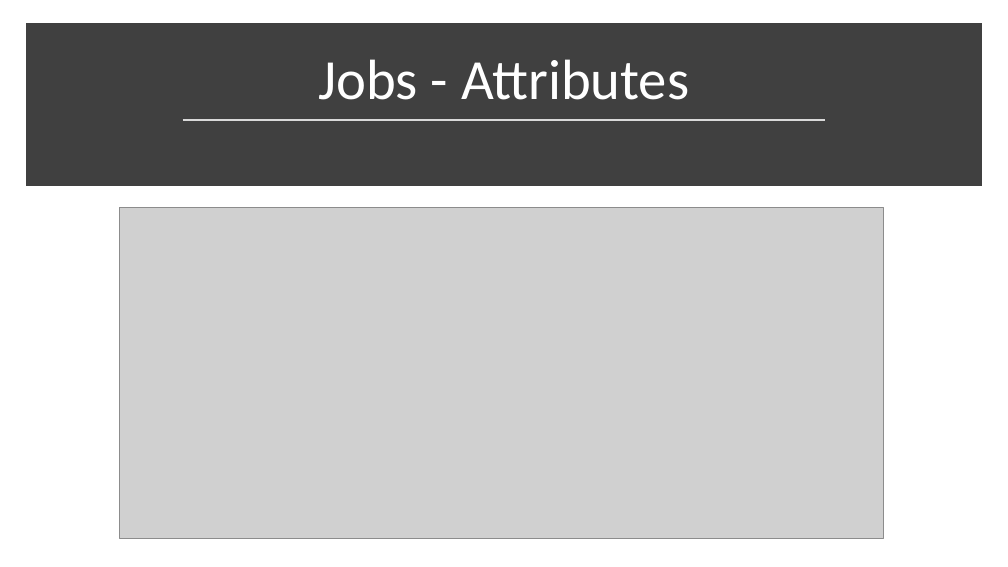
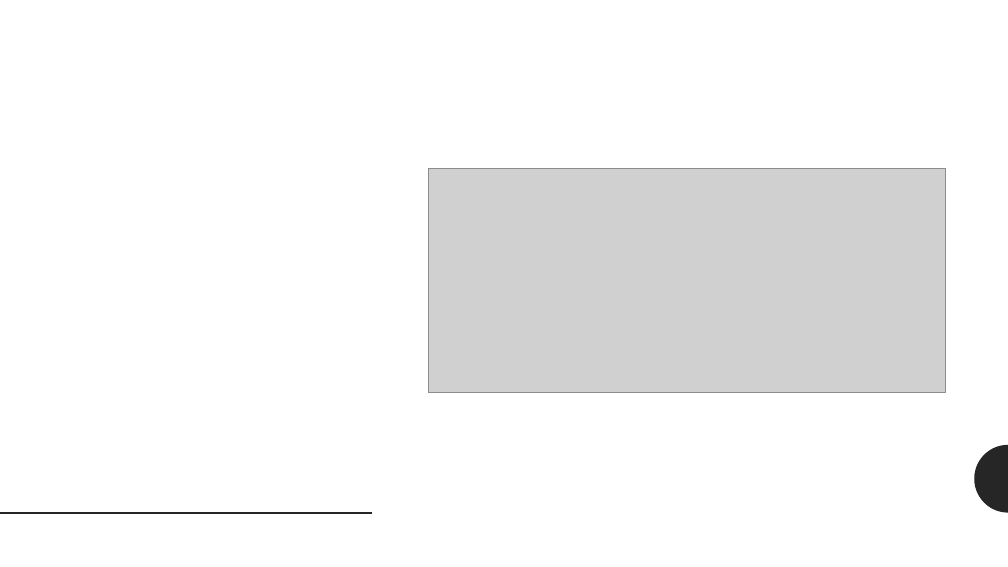
Before and after one commit to sheltertake/dotbench-workshop, a slide deck: slide 3 of Workshop.pptx. Drawn at 1008x567 pixels with LibreOffice and Linux fonts; fonts in the diff are those of the drawing; grey boxes stand for pictures. Boxes give left, top, right and bottom in pixels: in the first picture for what was removed or moved away, otherwise in the second. Text is boxed around its words. In the diff, an @@ line names an element or a change of style, - is before the commit and + after.

```diff
--- a/Workshop.pptx
+++ b/Workshop.pptx
@@ rectangle removed at <box>31,29,977,181</box> @@
@@ title removed at <box>318,59,689,100</box> @@
-Jobs - Attributes
@@ line removed from (183, 119) to (826, 119) @@
@@ picture: place and size @@
-picture at <box>119,207,884,538</box>
+picture at <box>429,169,945,392</box>
@@ freeform shape added at <box>975,445,1008,513</box>, fill #262626 @@
@@ line added from (0, 513) to (372, 513), #262626 2 pt @@
```
Also in this commit, not shown: 4 other slides changed, 2 slides added, 1 slide removed, 9 other files.
